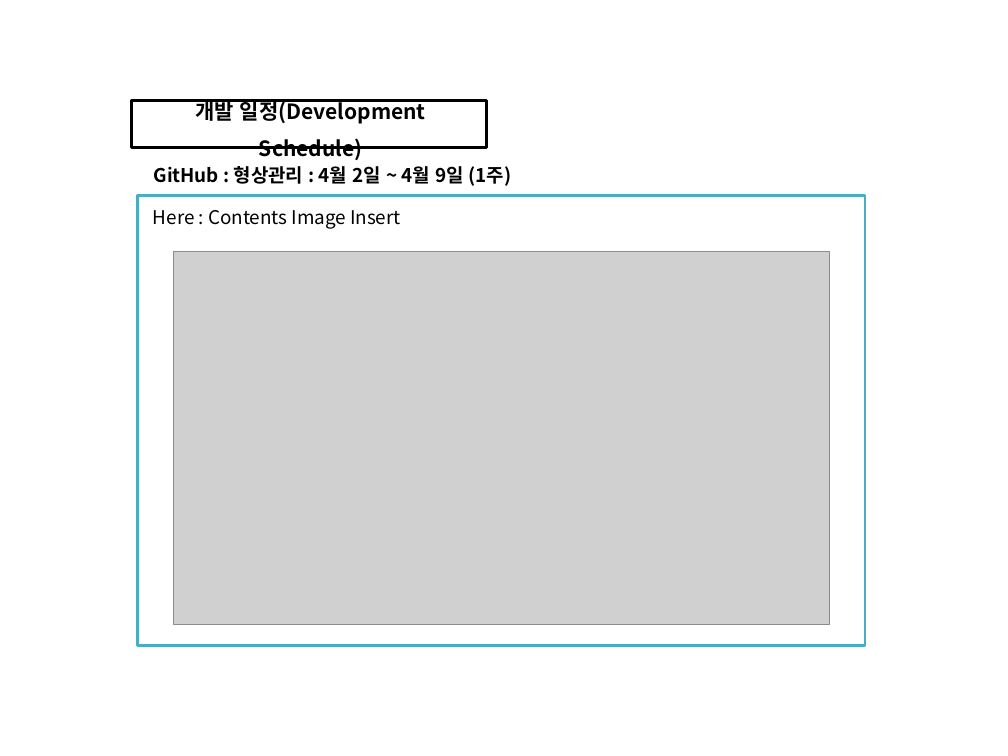
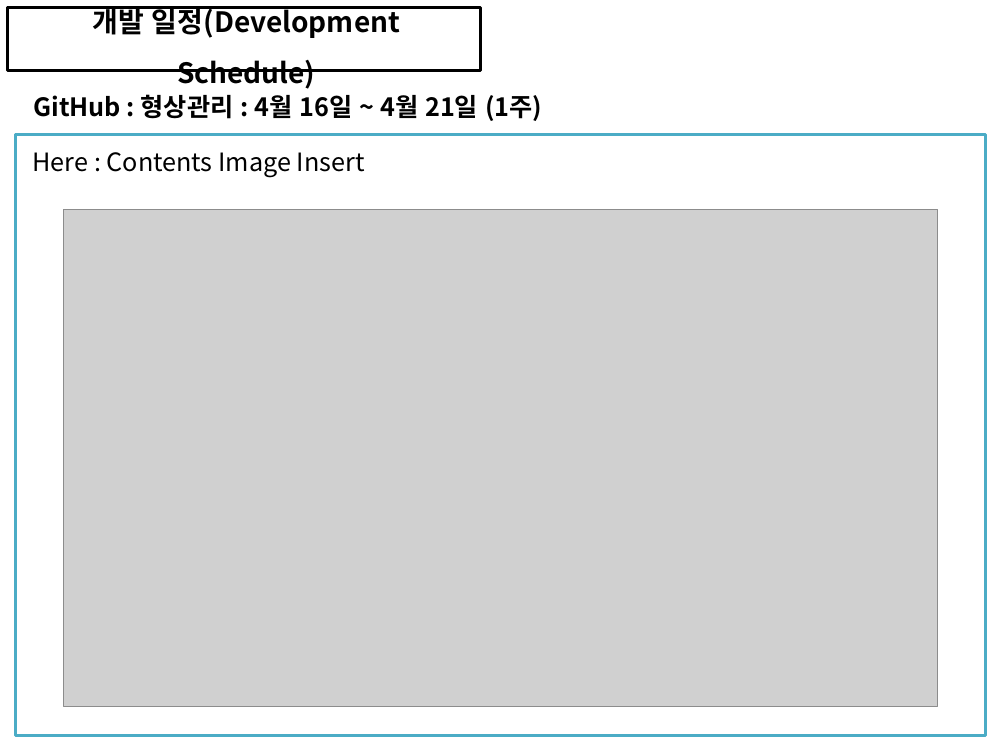
Before and after one commit to soh0256/4team, a slide deck: slide 27 of 개발 4팀 2차 미니 프로젝트/6) KOSMO_77기_개발 4팀_일정관리_형상관리_활용_종합보고서.pptx (slide 6 before the commit). Drawn at 1008x756 pixels with LibreOffice and Linux fonts; fonts in the diff are those of the drawing; grey boxes stand for pictures. Boxes give left, top, right and bottom in pixels: in the first picture for what was removed or moved away, otherwise in the second. Text is boxed around its words. In the diff, an @@ line names an element or a change of style, - is before the commit and + after.

```diff
--- a/개발 4팀 2차 미니 프로젝트/6) KOSMO_77기_개발 4팀_일정관리_형상관리_활용_종합보고서.pptx
+++ b/개발 4팀 2차 미니 프로젝트/6) KOSMO_77기_개발 4팀_일정관리_형상관리_활용_종합보고서.pptx
@@ rectangle: place and size @@
-rectangle at (132, 101, 487, 148)
+rectangle at (8, 8, 481, 72)
@@ text "개발 일정(Development Schedule)": place and size @@
-text "개발 일정(Development Schedule)" at (196, 98, 426, 160)
+text "개발 일정(Development Schedule)" at (92, 6, 400, 89)
@@ text "개발 일정(Development Schedule)" at (92, 6, 400, 89): size 15 to 20 pt @@
@@ text at (33, 94, 542, 121): text changed; size 13.5 to 18 pt @@
-GitHub : 형상관리 : 4월 2일 ~ 4월 9일 (1주)
+GitHub : 형상관리 : 4월 16일 ~ 4월 21일 (1주)
@@ rectangle: place and size @@
-rectangle at (138, 196, 865, 646)
+rectangle at (16, 135, 986, 736)
@@ text "Here : Contents Image Insert": place and size @@
-text "Here : Contents Image Insert" at (153, 210, 401, 229)
+text "Here : Contents Image Insert" at (33, 152, 365, 177)
@@ text "Here : Contents Image Insert" at (33, 152, 365, 177): size 13.5 to 18 pt @@
@@ picture: place and size @@
-picture at (173, 251, 830, 624)
+picture at (64, 210, 938, 707)
```
Also in this commit, not shown: 13 other slides changed, 22 slides added.
